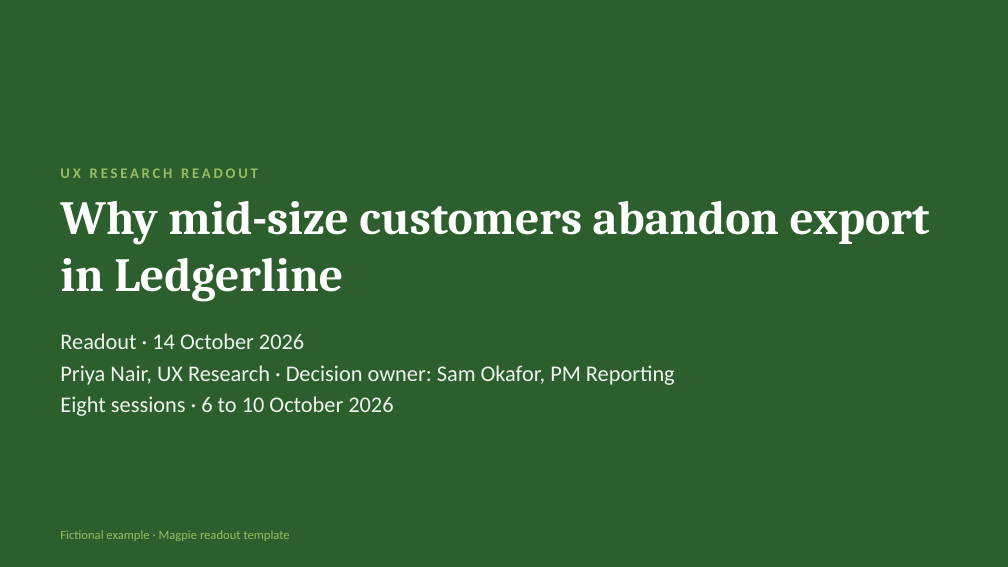
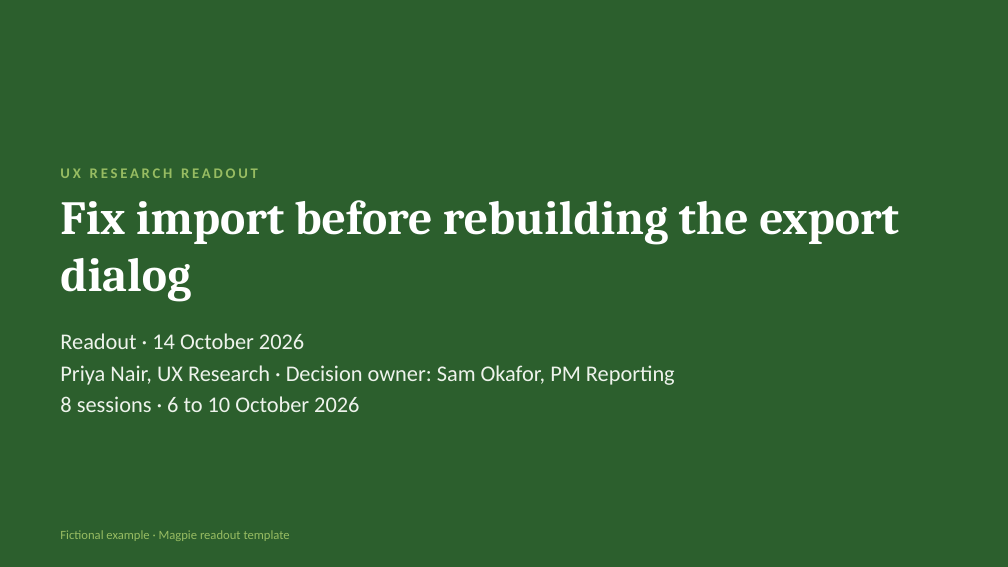
Before and after one commit to kirstenhosic/user-research-assistant, a slide deck: slide 1 of docs/examples/example-readout.pptx. Drawn at 1008x567 pixels with LibreOffice and Linux fonts; fonts in the diff are those of the drawing. Boxes give left, top, right and bottom in pixels: in the first picture for what was removed or moved away, otherwise in the second. Text is boxed around its words. In the diff, an @@ line names an element or a change of style, - is before the commit and + after.

```diff
--- a/docs/examples/example-readout.pptx
+++ b/docs/examples/example-readout.pptx
@@ title at bbox=[60, 200, 899, 301]: text changed @@
-Why mid-size customers abandon export in Ledgerline
+Fix import before rebuilding the export dialog
@@ text at bbox=[60, 396, 359, 412]: text changed @@
-Eight sessions · 6 to 10 October 2026
+8 sessions · 6 to 10 October 2026
```
Also in this commit, not shown: 13 other slides changed, 1 slide added, 7 other files.
